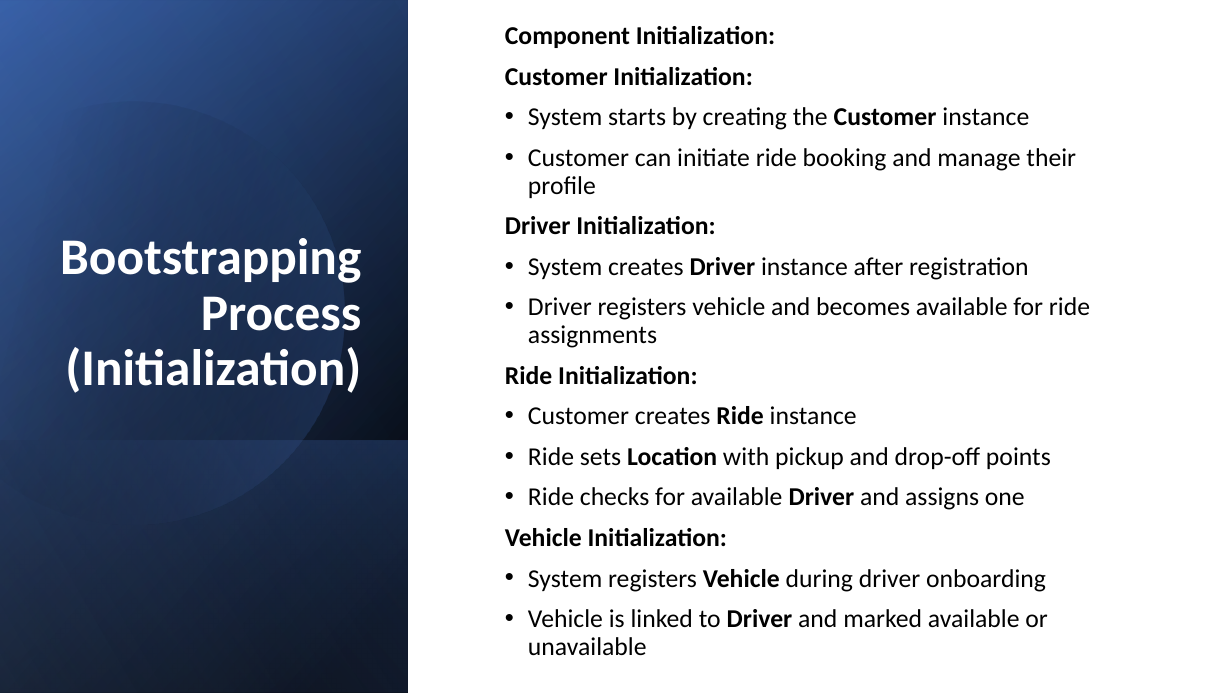
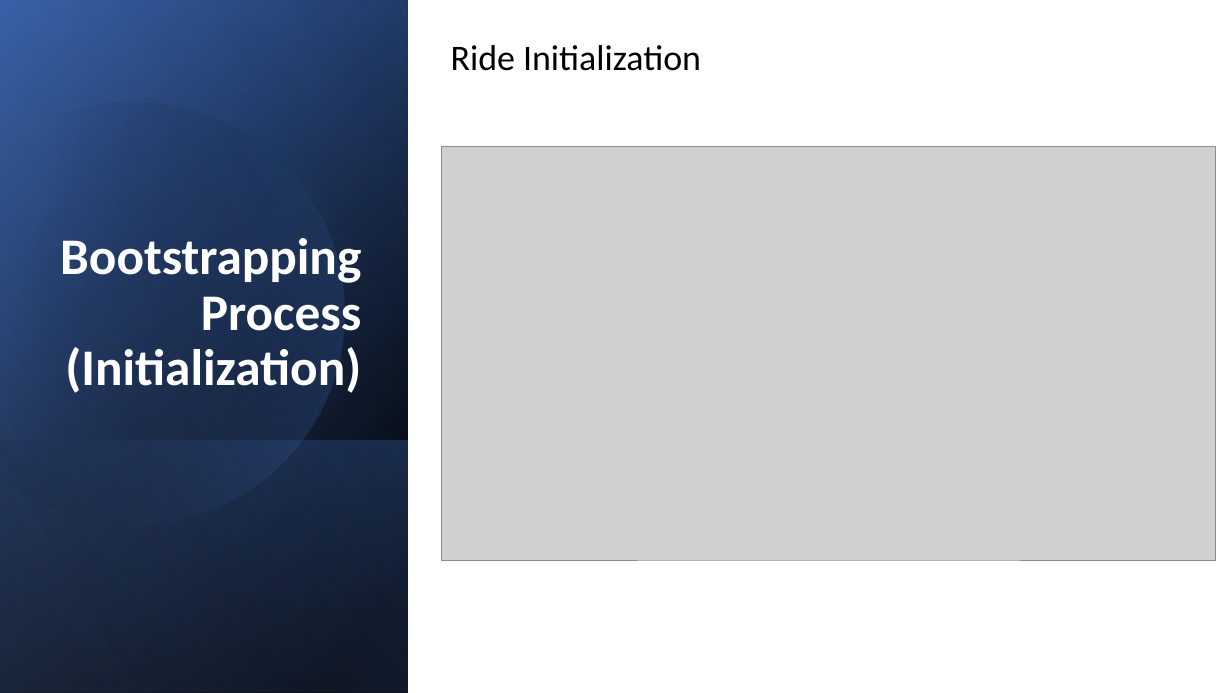
Before and after one commit to CheetoBuri/SE_SmartRide, a slide deck: slide 47 of 523K0010_523K0013.pptx (slide 23 before the commit). Drawn at 1232x693 pixels with LibreOffice and Linux fonts; fonts in the diff are those of the drawing; grey boxes stand for pictures. Boxes give left, top, right and bottom in pixels: in the first picture for what was removed or moved away, otherwise in the second. Text is boxed around its words. In the diff, an @@ line names an element or a change of style, - is before the commit and + after.

Commit message:
Added initialization and updated pptx

```diff
--- a/523K0010_523K0013.pptx
+++ b/523K0010_523K0013.pptx
@@ rectangle removed at (0,0,1232,693) @@
@@ text removed at (505,26,1090,656) @@
-Component Initialization:
-Customer Initialization:
-• System starts by creating the Customer instance
-• Customer can initiate ride booking and manage their profile
-Driver Initialization:
-• System creates Driver instance after registration
-• Driver registers vehicle and becomes available for ride assignments
-Ride Initialization:
-• Customer creates Ride instance
-• Ride sets Location with pickup and drop-off points
-• Ride checks for available Driver and assigns one
-Vehicle Initialization:
-• System registers Vehicle during driver onboarding
-• Vehicle is linked to Driver and marked available or unavailable
@@ text added at (451,45,701,71), 28 pt, text #000000 @@
+Ride Initialization
@@ picture added at (442,146,1216,560) @@
```
Also in this commit, not shown: 17 other slides changed, 31 slides added, 5 slides removed, 29 other files.
